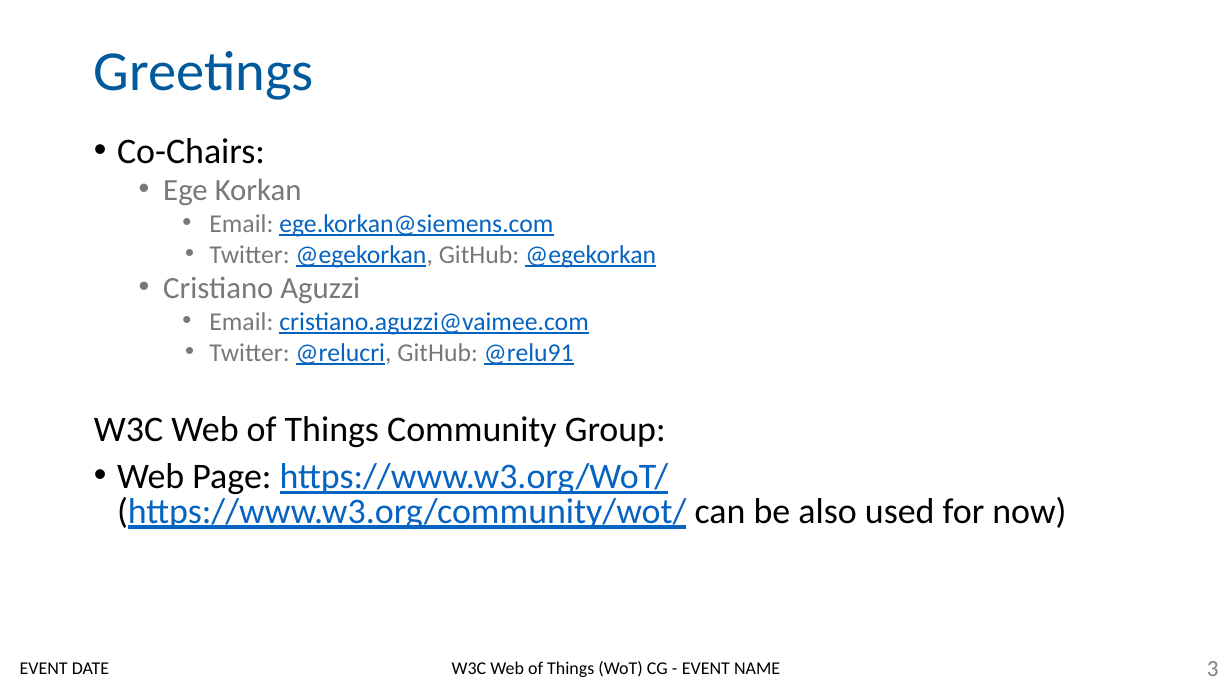
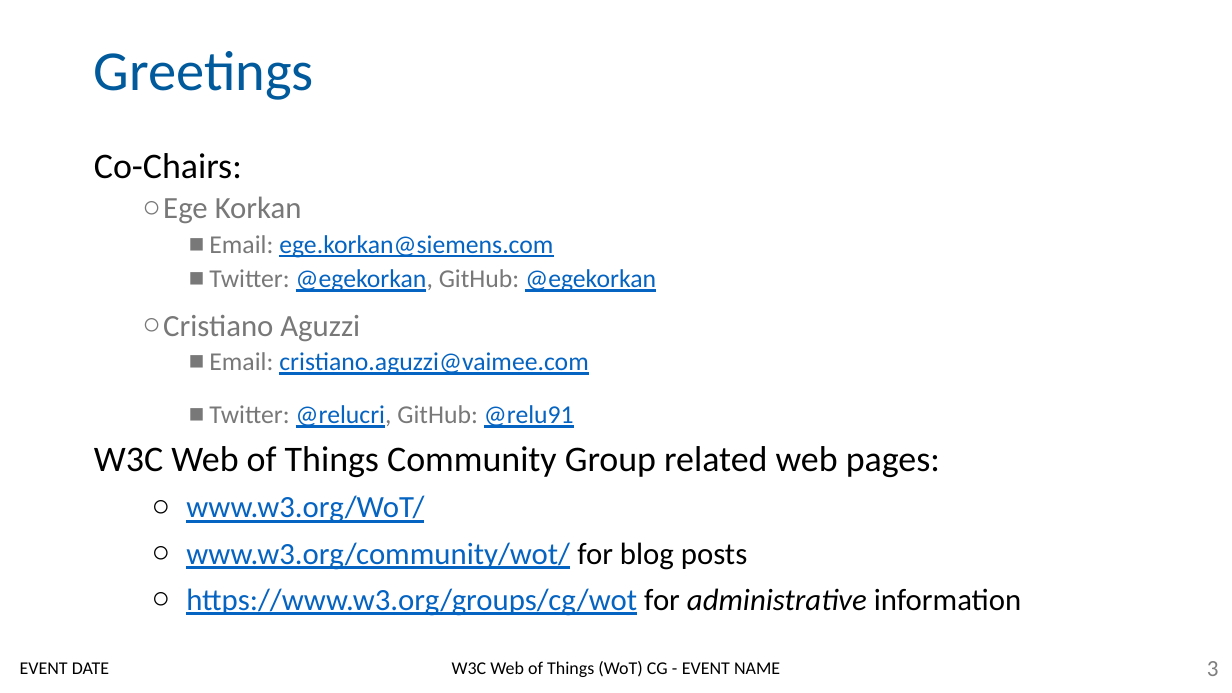
Before and after one commit to w3c/wot-cg, a slide deck: slide 3 of Presentations/Templates/WoT-CG-Template.pptx. Drawn at 1232x693 pixels with LibreOffice and Linux fonts; fonts in the diff are those of the drawing; background and template pictures are left out. Boxes give left, top, right and bottom in pixels: in the first picture for what was removed or moved away, otherwise in the second. Text is boxed around its words. In the diff, an @@ line names an element or a change of style, - is before the commit and + after.

```diff
--- a/Presentations/Templates/WoT-CG-Template.pptx
+++ b/Presentations/Templates/WoT-CG-Template.pptx
@@ text at [94,153,656,428]: bullet • to none; line spacing 0.8 to 1.15; bullet • to ○; line spacing 0.8 to 0.9; bullet • to ■; line spacing 0.8 to 1.5 @@
@@ text at [94,446,1021,616]: text changed; size 28 to 24 pt @@
-W3C Web of Things Community Group:
-• Web Page: https://www.w3.org/WoT/ (https://www.w3.org/community/wot/ can be also used for now)
+W3C Web of Things Community Group related web pages:
+  ○ www.w3.org/WoT/
+  ○ www.w3.org/community/wot/ for blog posts
+  ○ https://www.w3.org/groups/cg/wot for administrative information
```
Also in this commit, not shown: 5 other slides changed, 1 slide added, 1 other file.
